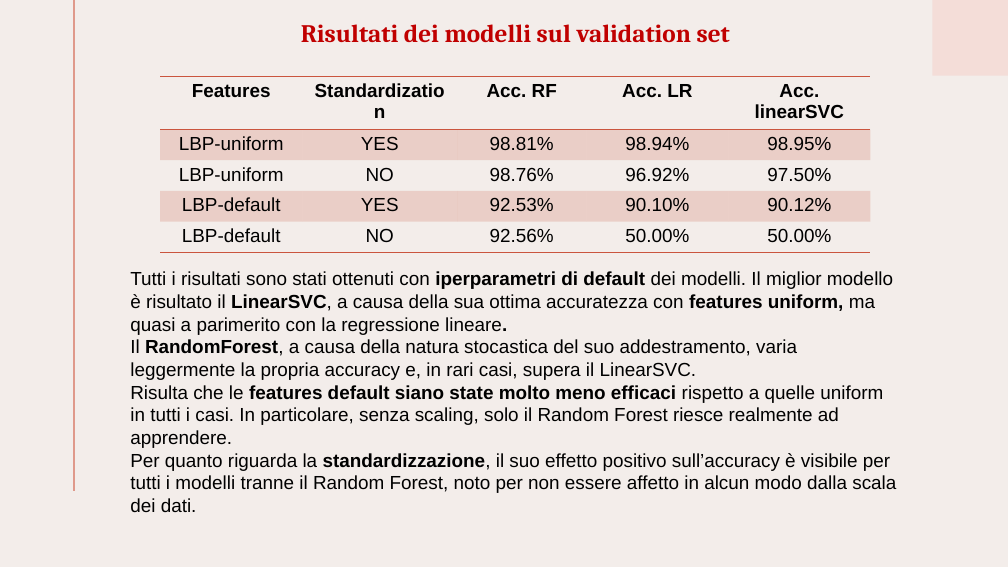
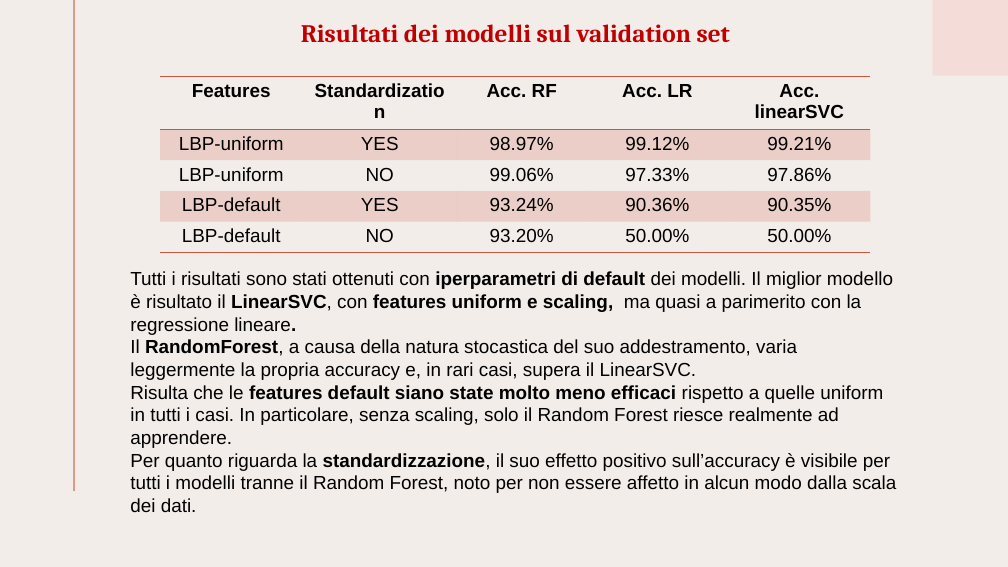
Before and after one commit to Giacko32/DeepFake-Image-Recognition, a slide deck: slide 11 of Assignment_2.pptx. Drawn at 1008x567 pixels with LibreOffice and Linux fonts; fonts in the diff are those of the drawing. Boxes give left, top, right and bottom in pixels: in the first picture for what was removed or moved away, otherwise in the second. Text is boxed around its words. In the diff, an @@ line names an element or a change of style, - is before the commit and + after.

```diff
--- a/Assignment_2.pptx
+++ b/Assignment_2.pptx
@@ table at [160,76,871,247] @@
-row 2: LBP-uniform | YES | 98.81% | 98.94% | 98.95%
+row 2: LBP-uniform | YES | 98.97% | 99.12% | 99.21%
-row 3: LBP-uniform | NO | 98.76% | 96.92% | 97.50%
+row 3: LBP-uniform | NO | 99.06% | 97.33% | 97.86%
-row 4: LBP-default | YES | 92.53% | 90.10% | 90.12%
+row 4: LBP-default | YES | 93.24% | 90.36% | 90.35%
-row 5, column 3: 92.56%
+row 5, column 3: 93.20%
@@ text at [130,271,893,335]: text changed @@
-Tutti i risultati sono stati ottenuti con iperparametri di default dei modelli. Il miglior modello è risultato il LinearSVC, a causa della sua ottima accuratezza con features uniform, ma quasi a parimerito con la regressione lineare.
+Tutti i risultati sono stati ottenuti con iperparametri di default dei modelli. Il miglior modello è risultato il LinearSVC, con features uniform e scaling, ma quasi a parimerito con la regressione lineare.
```
Also in this commit, not shown: 5 other slides changed, 2 other files.
